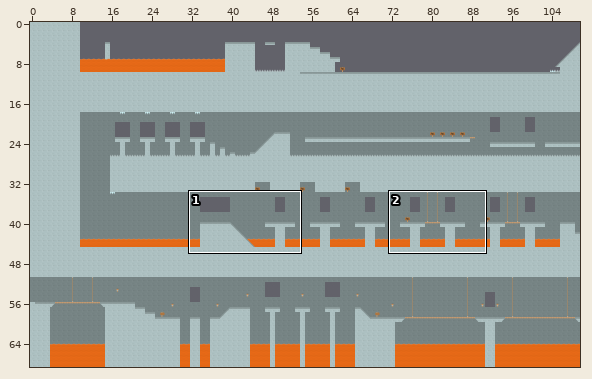
Tiled map -- codigo/android/assets/data/maps/castle1.tmx. The first picture is a wide view before the edit; the outline marks the close-up.
Close-up. Before:
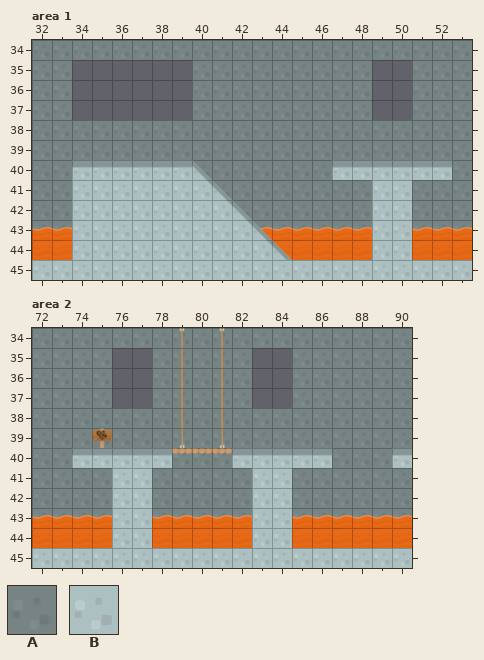
Cells are 64x64 px. Shown: area 1 x 32..53, y 34..45; area 2 x 72..90, y 34..45. The commit also changed other parts of the map, which this record leaves out.
Key: from "tileset": A 0, B 51.
_ is an empty cell, # one hidden under a higher layer.
Layers that did not change in this view are not listed.
Layer "background" before, area 1, first column x 32:
34 BBBBBBBBBBBBBBBBBBBBBB
35 BB______BBBBBBBBB__BBB
36 BB______BBBBBBBBB__BBB
37 BB______BBBBBBBBB__BBB
38 BBBBBBBBBBBBBBBBBBBBBB
39 BBBBBBBBBBBBBBBBBBBBBB
40 BB______BBBBBBB#_____B
41 BB_______BBBBBBBB__BBB
42 BB________BBBBBBB#_BBB
43 BB_________BBBBBB#_BBB
44 _____________#_#______
45 ______________________
Layer "shadow" before, area 1, first column x 32:
34 AAAAAAAAAAAAAAAAAAAAAA
35 AA______AAAAAAAAA__AAA
36 AA______AAAAAAAAA__AAA
37 AA______AAAAAAAAA__AAA
38 AAAAAAAAAAAAAAAAAAAAAA
39 AAAAAAAAAAAAAAAAAAAAAA
40 AA______AAAAAAA______A
41 AA_______AAAAAAAA__AAA
42 AA________AAAAAAA__AAA
43 AA_________AAAAAA__AAA
44 ______________________
45 ______________________
Layer "background" before, area 2, first column x 72:
34 BBBBBBBBBBBBBBBBBBB
35 BBBB__BBBBB__BBBBBB
36 BBBB__BBBBB__BBBBBB
37 BBBB__BBBBB__BBBBBB
38 BBBBBBBBBBBBBBBBBBB
39 BBBBBBBBBBBBBBBBBBB
40 BB#####BBB#####BBB#
41 BBBB##BBBBB##BBBBBB
42 BBBB##BBBBB##BBBBBB
43 BBBB##BBBBB##BBBBBB
44 ___________________
45 ___________________
Layer "shadow" before, area 2, first column x 72:
34 AAAAAAAAAAAAAAAAAAA
35 AAAA__AAAAA__AAAAAA
36 AAAA__AAAAA__AAAAAA
37 AAAA__AAAAA__AAAAAA
38 AAAAAAAAAAAAAAAAAAA
39 AAAAAAAAAAAAAAAAAAA
40 AA_____AAA_____AAA_
41 AAAA__AAAAA__AAAAAA
42 AAAA__AAAAA__AAAAAA
43 AAAA__AAAAA__AAAAAA
44 ___________________
45 ___________________
Now the later version:
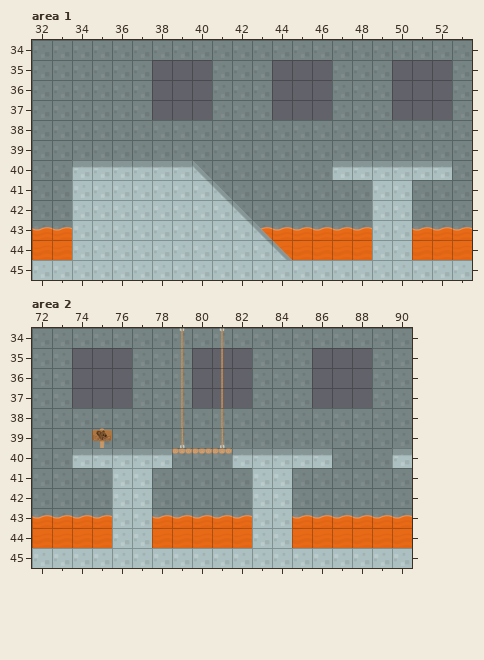
See-through tiles are keyed as they look on the map.
Diff:
Layer "background", area 1:
y 35..37: x 34..37 ____ -> BBBB; x 40 B -> _; x 44..46 BBB -> ___; x 49 _ -> B; x 51..52 BB -> __
Layer "shadow", area 1:
y 35..37: x 34..37 ____ -> AAAA; x 40 A -> _; x 44..46 AAA -> ___; x 49 _ -> A; x 51..52 AA -> __
Layer "background", area 2:
y 35..37: x 74..75 BB -> __; x 77 _ -> B; x 80..84 BBB__ -> ___BB; x 86..88 BBB -> ___
Layer "shadow", area 2:
y 35..37: x 74..75 AA -> __; x 77 _ -> A; x 80..84 AAA__ -> ___AA; x 86..88 AAA -> ___
